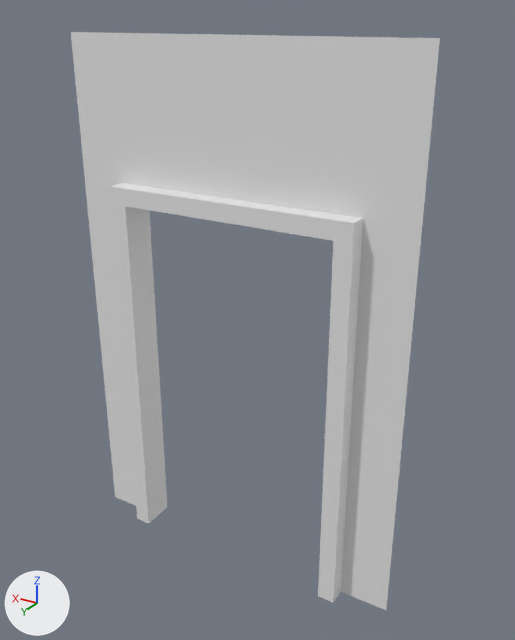
Renders of the FBX model Assets/Arts/Models/model_elevator.fbx from each side of a commit.
The view is the same before and after, from a 50 mm camera at (-2.95, 2.99, 3.09) aimed at (-0.91, -0.4, 1.39). The axes (+X, +Y, +Z) are drawn at lower left. The lights are the same throughout. Where no turn or scale is listed for an object, it has been applied to the vertices.
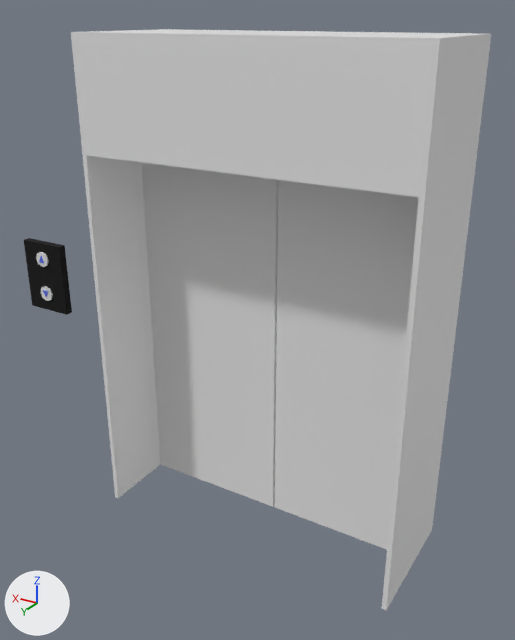
What the commit changed:
Material 'Material.001' (mat_material_001) is new.
Its base color is (0.0, 0.0, 0.0) (black #000000).
Its roughness is 1.0.
Material 'Material.002' (mat_material_002) is new.
Its base color is (0.101, 0.153, 0.8) (blue #596de7).
Material 'Material.003' (mat_material_003) is new.
Its base color is (0.8, 0.8, 0.8) (white #e7e7e7).
me_plane_011 is used by ob_plane_032; location (0.0, 0.0, 0.0).
me_plane_011 had 24 vertices, 15 faces and spanned x -2.0..0.0, y -0.1..0.1, z 0.0..3.0.
me_plane_011 now has 112 vertices, 102 faces and spans x -2.0..0.53, y -0.8..0.06, z 0.0..3.0.
me_plane_011 part 1: a new loose piece, a box spanning x 0.221..0.528, y 0.0..0.046, z 1.343..1.786, in mat_material_001 (black #000000).
me_plane_011 part 2: a new loose piece, an 8-sided cylinder along y spanning x 0.326..0.423, y 0.007..0.056, z 1.637..1.734, in mat_material (white #e7e7e7).
me_plane_011 part 3: a new loose piece, an 8-sided cylinder along y spanning x 0.326..0.423, y 0.007..0.056, z 1.409..1.506, in mat_material (white #e7e7e7).
me_plane_011 part 4: the loose piece of 16 vertices spanning x -1.72..-0.28, y -0.1..0.1, z 0.0..2.23 is deleted.
Part 5, on me_plane_011:
4 vertices are removed from x -1.62..-0.38, y 0.0, z 0.0..2.13.
3 faces are deleted.
41 vertices are added at x -2.0..0.4, y -0.8..0.06, z 0.0..3.0.
6 new vertices lie (0.0, -0.33, 0.0) away from vertices in x -2.0..0.0, y -0.47, z 0.0..3.0.
9 new vertices lie (0.0, 0.0, 2.35) away from vertices in x -2.0..0.0, y -0.8..0.0, z 0.0.
8 new vertices lie (0.96, 0.0, 0.0) away from vertices in x -1.97, y -0.8..0.0, z 0.0..3.0.
54 new faces join them, mat_material_003 (white #e7e7e7).
10 new faces join them, mat_material_002 (blue #596de7).
me_plane_011 now uses material mat_material_003 (white #e7e7e7).
me_plane_011 now uses material mat_material_002 (blue #596de7).
me_plane_011 now uses material mat_material_001 (black #000000).

What differs and where, as boxes [x1, y1, x2, y2] in the pictures (515 x 640 px):
'Plane.032', reshaped (26% wider)
    before: [71, 32, 440, 610]
    after: [24, 29, 491, 610]
part 1 of me_plane_011, added (black)
    after: [24, 238, 72, 315]
part 2 of me_plane_011, added
    after: [36, 252, 49, 267]
part 3 of me_plane_011, added
    after: [41, 286, 53, 301]
part 4 of me_plane_011, deleted
    before: [110, 183, 363, 602]
part 5 of me_plane_011, built on
    before: [75, 32, 440, 610]
    after: [39, 29, 491, 610]
